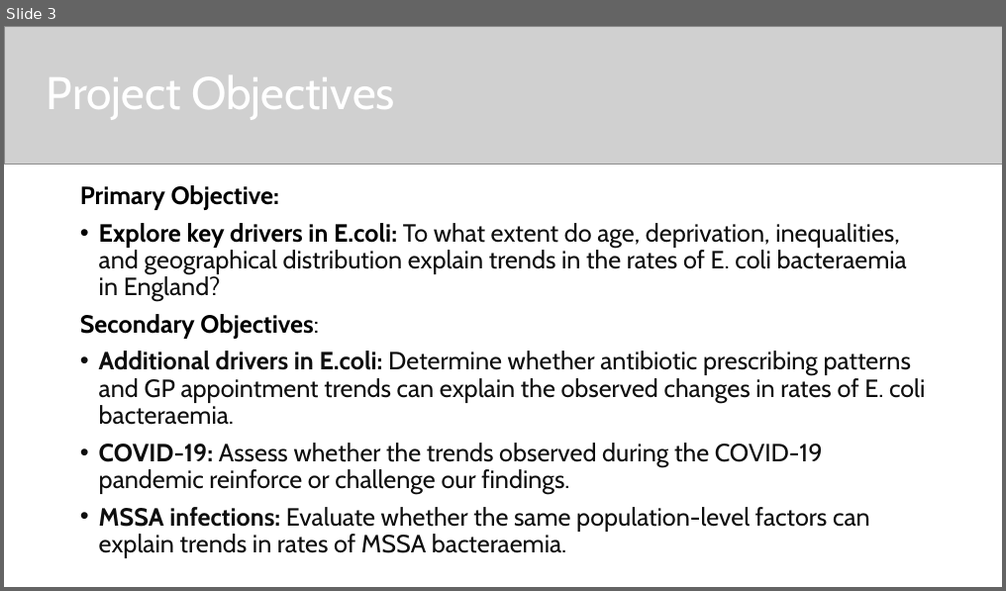
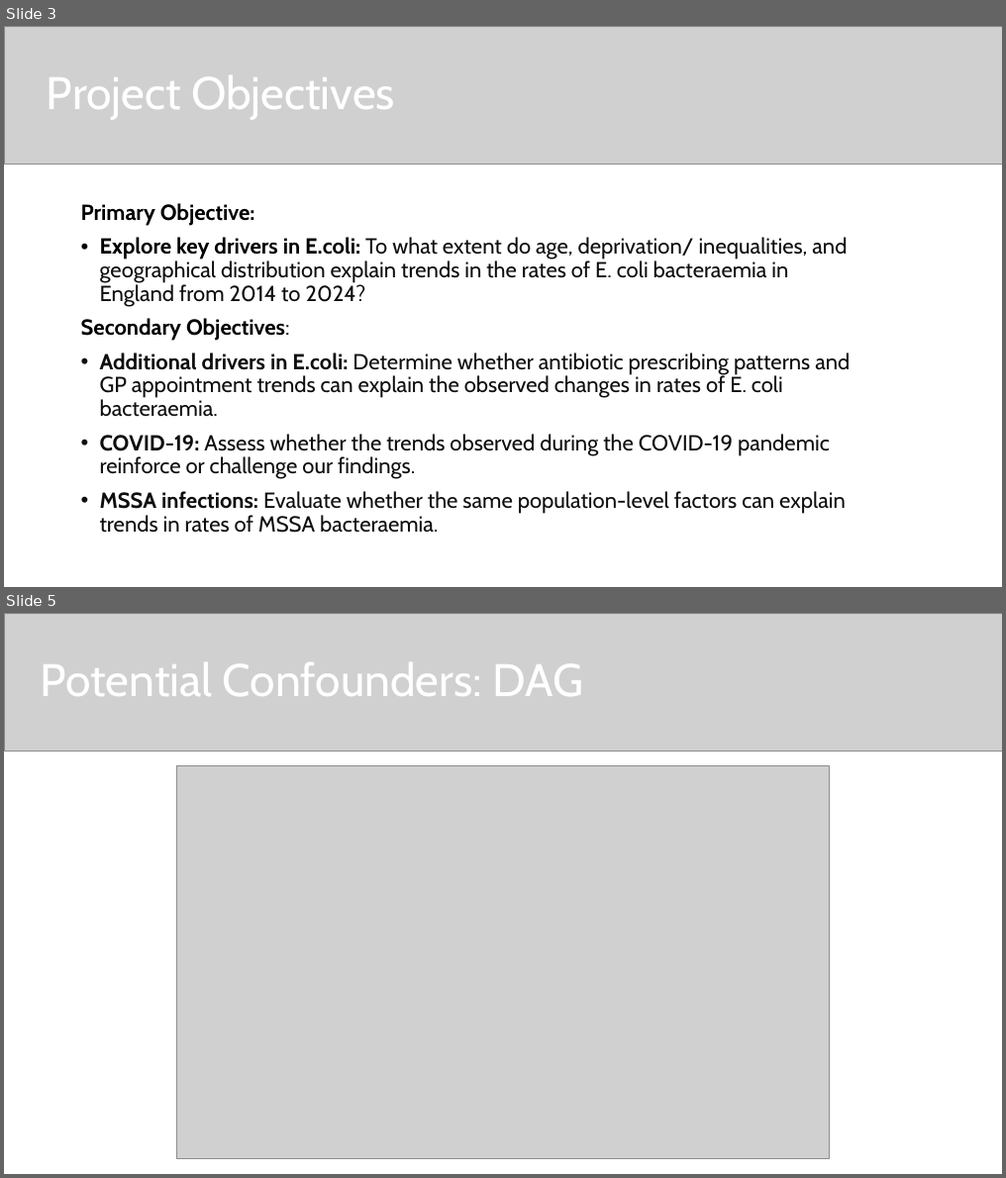
Before and after one commit to Rodico/UKHSA_LSHTM, a slide deck: Data Challenge_Powerpoint Template.pptx. Shown one above the other, each under a label of ours: slide 3 before the commit, slides 3 and 5 after it; the slides between them are not shown. The pictures are 1006x591 and 1006x1178 pixels, drawn with LibreOffice and Linux fonts; fonts in the diff are those of the drawing; grey boxes stand for pictures. Boxes give left, top, right and bottom in pixels: in the first picture for what was removed or moved away, otherwise in the second. Text is boxed around its words. In the diff, an @@ line names an element or a change of style, - is before the commit and + after.

```diff
--- a/Data Challenge_Powerpoint Template.pptx
+++ b/Data Challenge_Powerpoint Template.pptx
@@ slide 5 added at (4, 613, 1002, 1174), background #FFFFFF @@
@@ picture added at (4, 613, 1002, 752) @@
@@ title added at (41, 663, 583, 696), 44 pt, text #FFFFFF @@
+Potential Confounders: DAG
@@ picture added at (177, 766, 830, 1159) @@
@@ slide 3 changed as well @@
@@ text "Primary Objective:": place and size @@
-text "Primary Objective:" at (80, 185, 925, 532)
+text "Primary Objective:" at (81, 203, 849, 533)
@@ text at (81, 203, 849, 533): size 24 to 21 pt in "Primary Objective:", "Secondary Objectives:", "Additional drivers in E.coli: Determine whether antibiotic ...", "COVID-19: Assess whether the trends observed during ..." and 1 more places @@
@@ text at (100, 237, 846, 307): text changed; size 24 to 21 pt @@
-• Explore key drivers in E.coli: To what extent do age, deprivation, inequalities, and geographical distribution explain trends in the rates of E. coli bacteraemia in England?
+• Explore key drivers in E.coli: To what extent do age, deprivation/ inequalities, and geographical distribution explain trends in the rates of E. coli bacteraemia in England from 2014 to 2024?
```
Also in this commit, not shown: 3 other slides changed, 3 other slides added, 1 slide removed.
